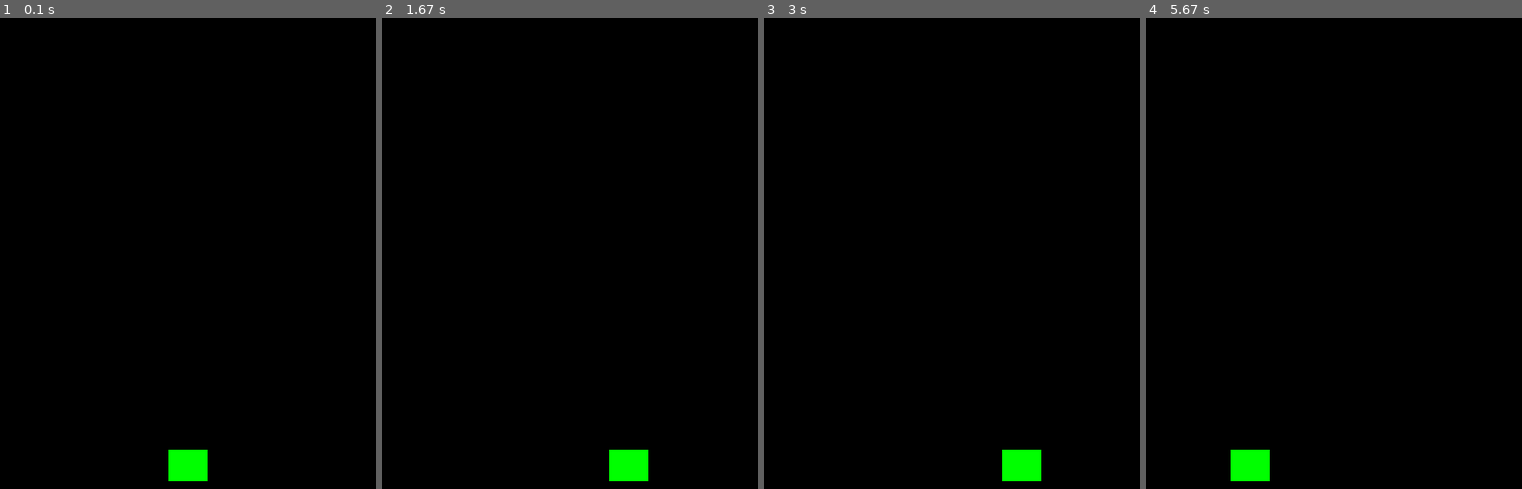
Above: before the commit, frames 1-4 (left to right).
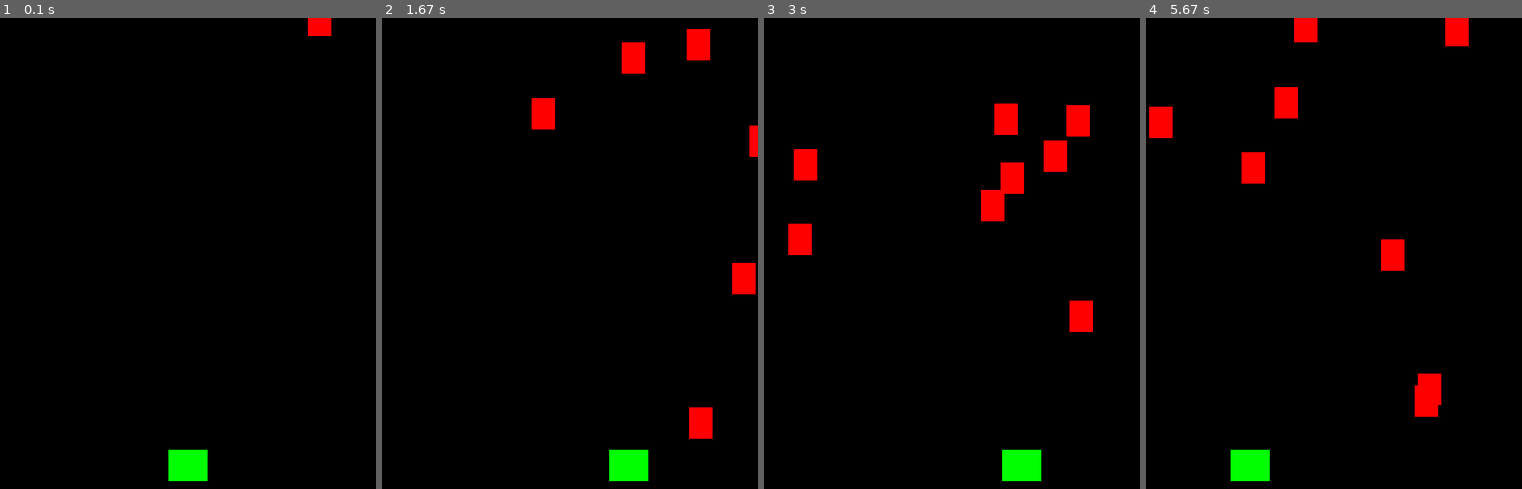
Above: after the commit, the same moments.

Repository: JohnCrissman/pygames
Game: pygame game, started from shmup_game/shmup.py
The game is run twice, just before and just after one commit, with the same random seed, the same clock (stepped at 60 frames per second) and the same inputs.
Inputs:
- Up to frame 1 (0.1 s): no input
- Up to frame 2 (1.67 s): hold Right 0.33-0.8 s; hold Right 0.83-1.3 s; hold Left from 1.33 s (still down)
- Up to frame 3 (3 s): release Left at 1.87 s; hold Left 1.9-2.3 s; hold Right 2.33-2.97 s
- Up to frame 4 (5.67 s): hold Left 3-3.47 s; hold Right 3.5-3.97 s; hold Right 4-4.47 s; hold Left 4.5-5.03 s; hold Left 5.07-5.47 s; hold Right from 5.5 s (still down)

The runs differ from the first frame. In frame 1, 0.2% of the frame differs, in the area x 81-89%, y 0-4%; in frame 2, 2.2%; in frame 3, 3.3%, in the area x 6-88%, y 18-67%; in frame 4, 3.0%.

Commit message:
initialized enemy sprites

Diff:
--- a/shmup_game/shmup.py
+++ b/shmup_game/shmup.py
@@ -55,10 +55,12 @@
         self.rect.x = random.randrange(WIDTH - self.rect.width)
         self.rect.y = random.randrange(-100, -40)
         self.speedy = random.randrange(1, 8)
+        self.speedx = random.randrange(-3, 3)
 
     def update(self):
+        self.rect.x += self.speedx
         self.rect.y += self.speedy
-        if self.rect.top > HEIGHT + 10:
+        if self.rect.top > HEIGHT + 10 or self.rect.left < -25 or self.rect.right > WIDTH + 20:
             self.rect.x = random.randrange(WIDTH - self.rect.width)
             self.rect.y = random.randrange(-100, -40)
             self.speedy = random.randrange(1, 8)
@@ -71,6 +73,10 @@
 
 player = Player()
 all_sprites.add(player)
+for i in range(8):
+    m = Mob()
+    all_sprites.add(m)
+    mobs.add(m)
 
 # Game loop
 running = True
